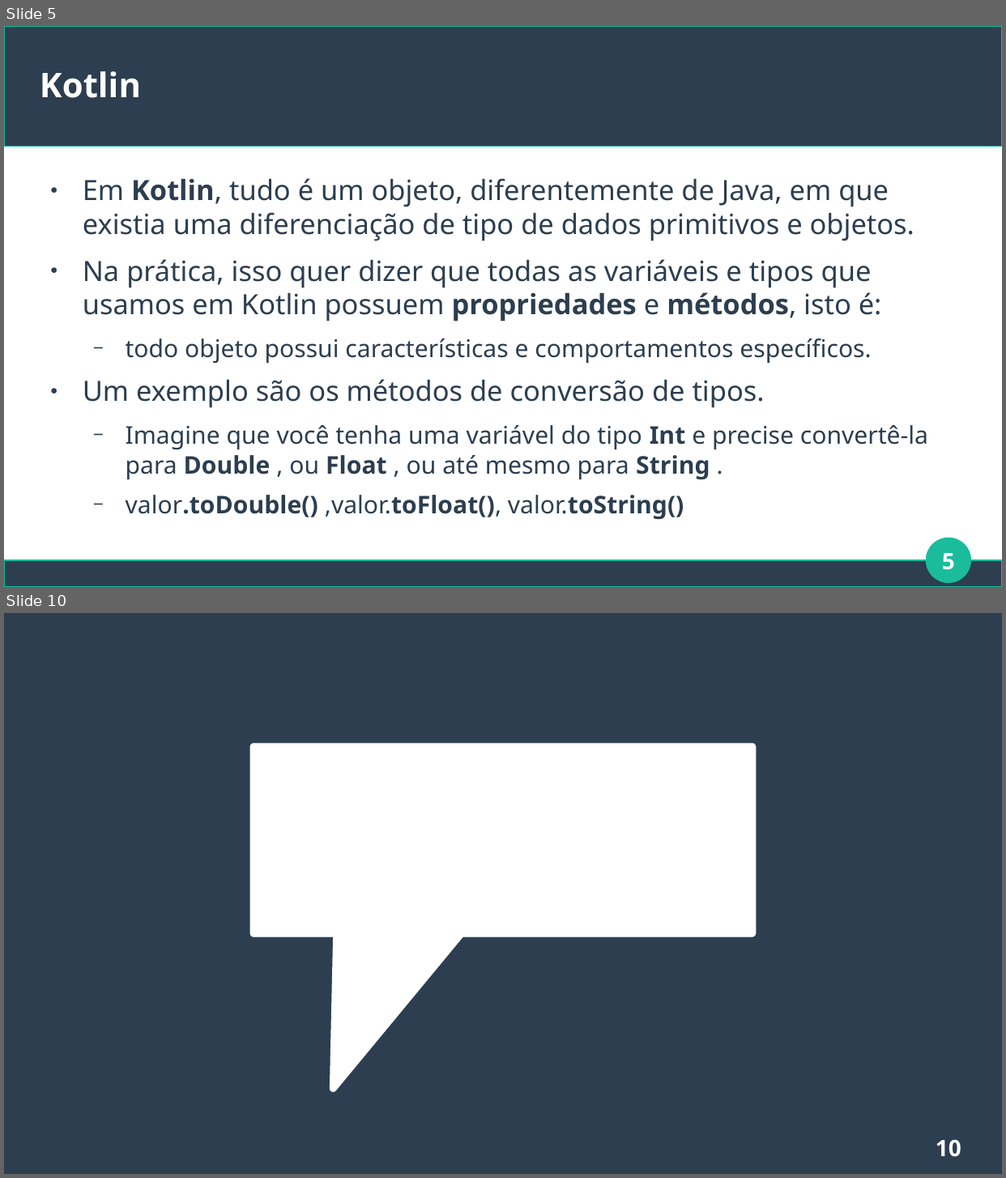
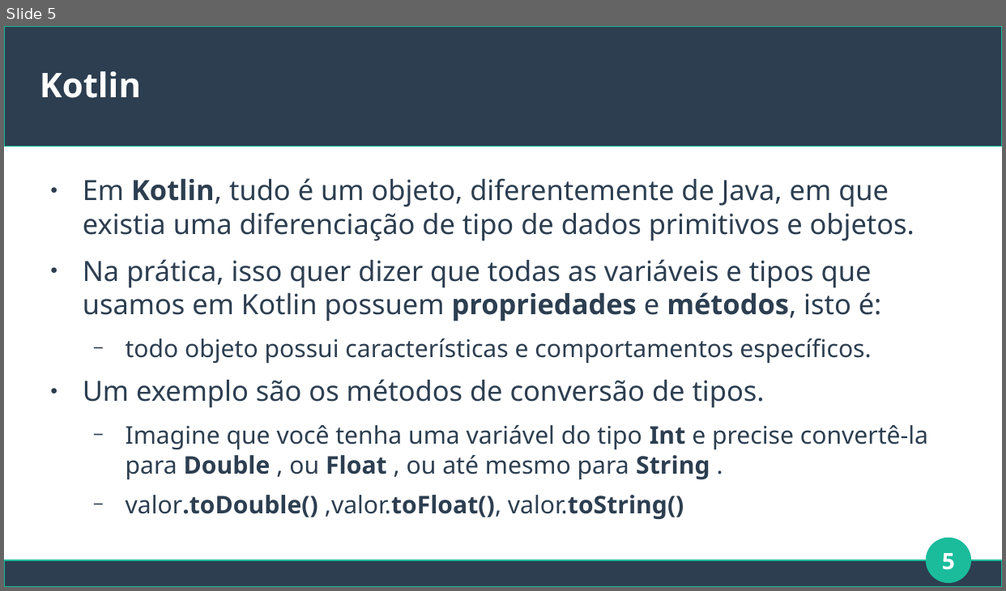
Before and after one commit to brunomaion/aulas, a slide deck: Mobile/Aula5-Kotlin/Aula5-Kotlin.odp. Shown one above the other, each under a label of ours: slides 5 and 10 before the commit, slide 5 after it; the slides between them are not shown. The pictures are 1006x1178 and 1006x591 pixels, drawn with LibreOffice and Linux fonts; fonts in the diff are those of the drawing. Boxes give left, top, right and bottom in pixels: in the first picture for what was removed or moved away, otherwise in the second. Text is boxed around its words. In the diff, an @@ line names an element or a change of style, - is before the commit and + after.

```diff
--- a/Mobile/Aula5-Kotlin/Aula5-Kotlin.odp
+++ b/Mobile/Aula5-Kotlin/Aula5-Kotlin.odp
@@ slide 10 removed at [4,613,1002,1174], background #FFFFFF @@
@@ rectangle removed at [4,613,1002,1174] @@
@@ speech box removed at [254,747,753,935] @@
@@ page number removed at [936,1139,961,1157] @@
-10
```
Also in this commit, not shown: 1 slide changed, 5 slides added, 5 other slides removed, 1 other file.
